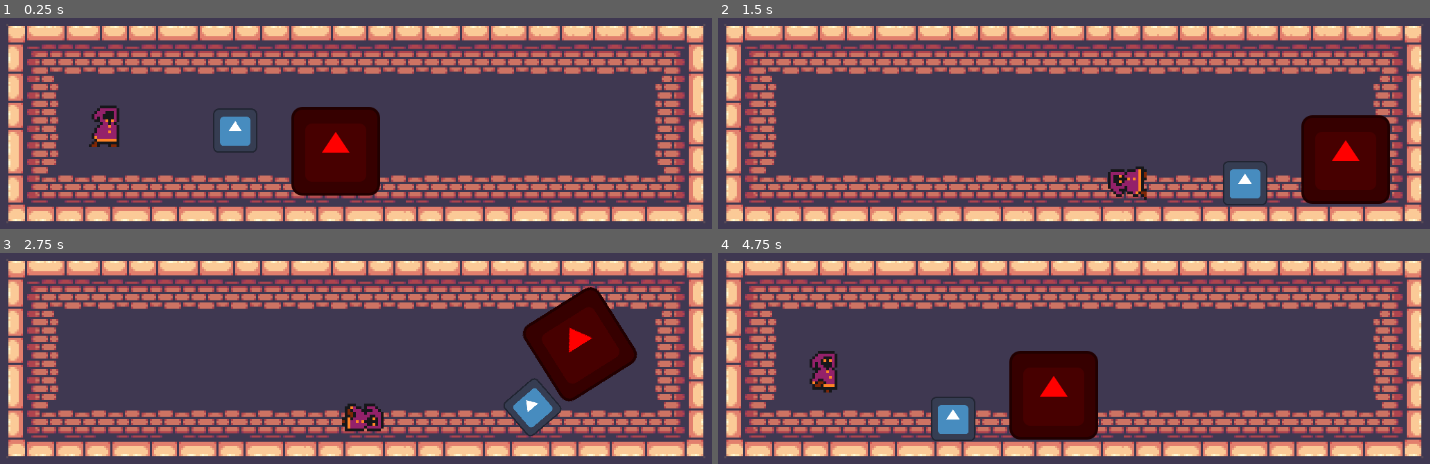
Above: before the commit, frames 1-4 (two rows, left to right).
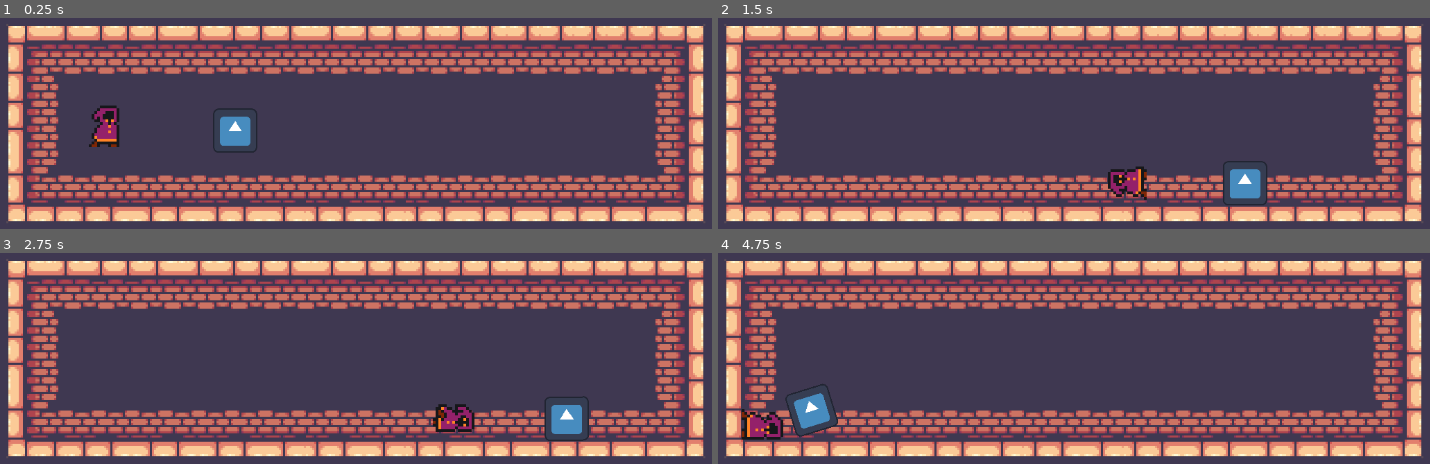
Above: after the commit, the same moments.

Repository: CristianOrmazabal/ProyectoCC5408
Game: Godot game, scene res://scenes/main.tscn
Two runs of this game, one before a commit and one after it. Both use one fixed random seed, a clock stepped at 60 frames per second and the inputs below. The engine's default icon, where the game draws it, is replaced by a stand-in: a white triangle on a blue panel in a dark square.
Inputs:
- Up to frame 1 (0.25 s): no input
- Up to frame 2 (1.5 s): tap Enter (ui_accept) at 0.5 s; hold Right (Gravity_right) from 0.53 s (still down); tap Space (jump) at 0.77 s
- Up to frame 3 (2.75 s): tap Space (jump) at 1.52 s; release Right (Gravity_right) at 2.03 s; hold Left (Gravity_left) from 2.03 s (still down)
- Up to frame 4 (4.75 s): release Left (Gravity_left) at 2.78 s; hold Right (Gravity_right) 2.78-4.28 s; tap Space (jump) at 3.02, 3.77, 4.52 s; hold Left (Gravity_left) from 4.28 s (still down)

The runs differ from the first frame. In frame 1, 5.2% of the frame differs, in the area x 40-54%, y 42-85%; in frame 2, 5.2%; in frame 3, 8.2%; in frame 4, 8.3%, in the area x 3-54%, y 46-90%.

Commit message:
quitar del main al enemigo

Diff:
--- a/scenes/main.tscn
+++ b/scenes/main.tscn
@@ -1,8 +1,7 @@
-[gd_scene load_steps=4 format=3 uid="uid://bo1e83u14ey1b"]
+[gd_scene load_steps=3 format=3 uid="uid://bo1e83u14ey1b"]
 
 [ext_resource type="PackedScene" uid="uid://ckmyjhy7uy5vx" path="res://scenes/mapa.tscn" id="1_ylihd"]
 [ext_resource type="PackedScene" uid="uid://cek335pskom17" path="res://characters/Player.tscn" id="2_b52db"]
-[ext_resource type="PackedScene" uid="uid://c1qot5mqq30px" path="res://scenes/danger_movable_1.tscn" id="3_7ib2i"]
 
 [node name="main" type="Node2D"]
 
@@ -10,6 +9,3 @@
 
 [node name="Node2D" parent="." instance=ExtResource("2_b52db")]
 position = Vector2(191, 257)
-
-[node name="Danger1" parent="." instance=ExtResource("3_7ib2i")]
-position = Vector2(523, 300)
